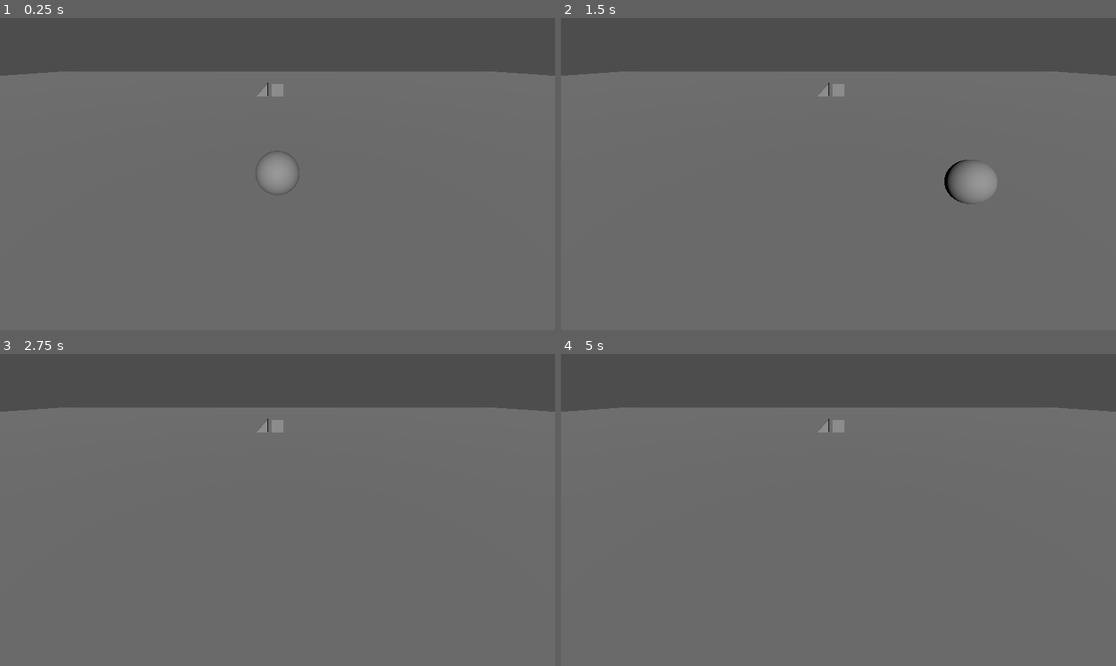
Above: before the commit, frames 1-4 (two rows, left to right).
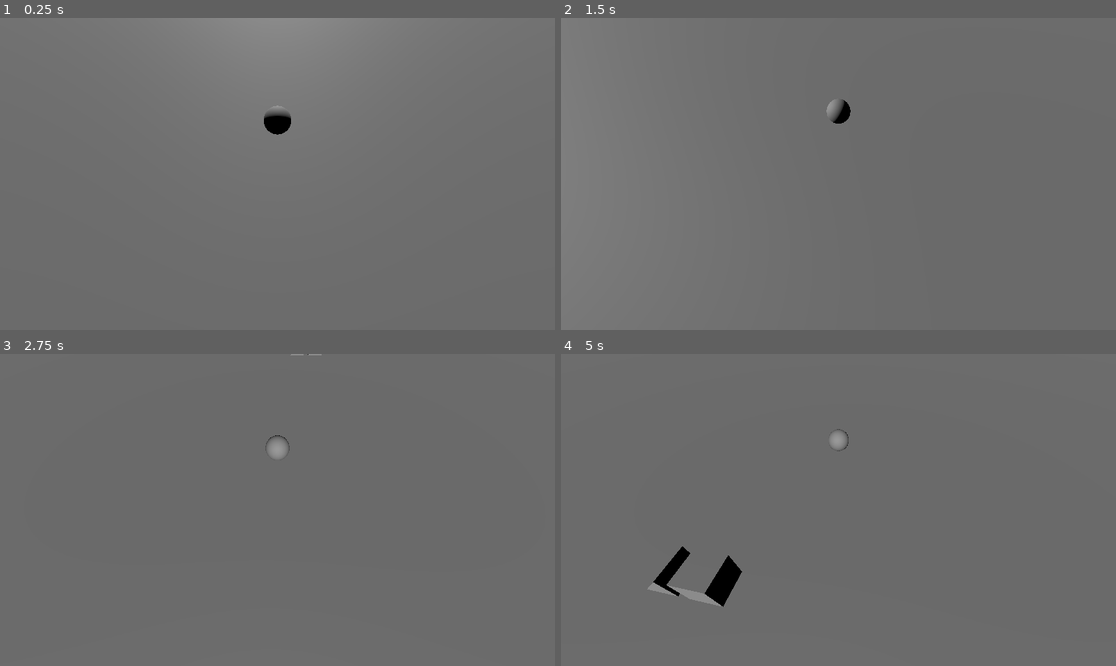
Above: after the commit, the same moments.

Repository: JohnStegmaier/GameDevTest
Game: Godot game, scene res://main.tscn
Same seed, same stepped clock (60 frames per second), same inputs: the game is played once before the commit and once after it.
Inputs:
- Up to frame 1 (0.25 s): no input
- Up to frame 2 (1.5 s): hold Right (ui_right) 0.53-1.28 s; hold Down (ui_down) from 1.28 s (still down)
- Up to frame 3 (2.75 s): release Down (ui_down) at 2.03 s; hold Right (ui_right) from 2.03 s (still down)
- Up to frame 4 (5 s): release Right (ui_right) at 2.78 s; hold Up (ui_up) 2.78-3.53 s; hold Left (ui_left) from 3.53 s (still down)

The runs differ from the first frame. In frame 1, 18% of the frame differs, in the area x 0-100%, y 0-57%; in frame 2, 18%; in frame 3, 18%; in frame 4, 19%, in the area x 0-100%, y 0-82%.

Commit message:
Add logic for the camera to follow the ball

Diff:
--- /dev/null
+++ b/CameraRig.gd
@@ -0,0 +1,47 @@
+extends Node3D
+
+@export var target: Node3D
+@export var follow_speed: float = 5.0
+@export var distance: float = 10.0
+@export var height: float = 5.0
+@export var rotation_speed: float = 5.0
+
+var current_rotation_y: float = 0.0
+var last_target_position: Vector3
+
+func _ready():
+	if target:
+		last_target_position = target.global_transform.origin
+
+func _process(delta):
+	if not target:
+		return
+
+	var current_target_position = target.global_transform.origin
+	var movement = current_target_position - last_target_position
+	movement.y = 0  # Ignore vertical movement
+
+	# Only update rotation if the ball is moving
+	if movement.length() > 0.05:
+		var movement_direction = movement.normalized()
+		var target_rotation_y = atan2(movement_direction.x, movement_direction.z)
+		current_rotation_y = lerp_angle(current_rotation_y, target_rotation_y, rotation_speed * delta)
+
+	# Calculate the camera's position behind the target
+	var offset = Vector3(
+		sin(current_rotation_y) * distance,
+		0,
+		cos(current_rotation_y) * distance
+	)
+
+	var desired_position = current_target_position - offset
+	desired_position.y += height
+
+	# Smooth camera movement
+	global_transform.origin = global_transform.origin.lerp(desired_position, follow_speed * delta)
+
+	# Make the camera look at the target
+	look_at(current_target_position, Vector3.UP)
+
+	# Store position for next frame
+	last_target_position = current_target_position
--- a/ball.gd
+++ b/ball.gd
@@ -1,20 +1,38 @@
 extends RigidBody3D
 
-var speed = 10
+@export var speed = 10
+@export var camera: Node3D  # drag in the CameraRig or Camera3D node from the editor
 
 func _physics_process(delta):
-	var direction = Vector3.ZERO
+	if camera == null:
+		return
+
+	var input_vector = Vector3.ZERO
 
 	if Input.is_action_pressed("ui_up"):
-		direction.z -= 1
+		input_vector.z += 1
 	if Input.is_action_pressed("ui_down"):
-		direction.z += 1
+		input_vector.z -= 1
 	if Input.is_action_pressed("ui_left"):
-		direction.x -= 1
+		input_vector.x -= 1
 	if Input.is_action_pressed("ui_right"):
-		direction.x += 1
+		input_vector.x += 1
 
-	direction = direction.normalized()
+	input_vector = input_vector.normalized()
 
-	# Apply movement force
-	apply_central_force(direction * speed)
+	if input_vector != Vector3.ZERO:
+		# Get the camera's basis vectors (local X and Z axes)
+		var cam_basis = camera.global_transform.basis
+		var forward = -cam_basis.z
+		var right = cam_basis.x
+
+		# Flatten them to avoid vertical movement
+		forward.y = 0
+		right.y = 0
+		forward = forward.normalized()
+		right = right.normalized()
+
+		# Convert input into world direction based on camera
+		var move_direction = (forward * input_vector.z) + (right * input_vector.x)
+
+		apply_central_force(move_direction * speed)
--- a/main.tscn
+++ b/main.tscn
@@ -1,6 +1,7 @@
-[gd_scene load_steps=9 format=3 uid="uid://yh0qqubjry0f"]
+[gd_scene load_steps=10 format=3 uid="uid://yh0qqubjry0f"]
 
 [ext_resource type="Script" uid="uid://b8m8dtlo7wr0g" path="res://ball.gd" id="1_ig7tw"]
+[ext_resource type="Script" uid="uid://chsojgukbpsb4" path="res://CameraRig.gd" id="2_0xm2m"]
 
 [sub_resource type="SphereMesh" id="SphereMesh_h2yge"]
 
@@ -19,18 +20,16 @@
 
 [node name="Main" type="Node"]
 
-[node name="Ball" type="RigidBody3D" parent="."]
+[node name="Ball" type="RigidBody3D" parent="." node_paths=PackedStringArray("camera")]
 transform = Transform3D(1, 0, 0, 0, 1, 0, 0, 0, 1, 0, 1, 0)
 script = ExtResource("1_ig7tw")
+camera = NodePath("../CameraRig")
 
 [node name="MeshInstance3D" type="MeshInstance3D" parent="Ball"]
 mesh = SubResource("SphereMesh_h2yge")
 
 [node name="CollisionShape3D" type="CollisionShape3D" parent="Ball"]
 shape = SubResource("SphereShape3D_1bvp3")
-
-[node name="Camera3D" type="Camera3D" parent="."]
-transform = Transform3D(1, 0, 0, 0, 0.866025, 0.5, 0, -0.5, 0.866025, 0, 3, 4)
 
 [node name="DirectionalLight3D" type="DirectionalLight3D" parent="."]
 transform = Transform3D(1, 0, 0, 0, 0.866025, 0.5, 0, -0.5, 0.866025, 0, 21.4453, 34.3088)
@@ -60,3 +59,13 @@
 [node name="CollisionShape3D" type="CollisionShape3D" parent="Ramp"]
 transform = Transform3D(0.989949, -0.00707107, 0, 0.989949, 0.00707107, 0, 0, 0, 1, 0, 0, 0)
 shape = SubResource("BoxShape3D_0xm2m")
+
+[node name="CameraRig" type="Node3D" parent="." node_paths=PackedStringArray("target")]
+transform = Transform3D(1, 0, 0, 0, 1, 0, 0, 0, 1, 0, 1, 0)
+script = ExtResource("2_0xm2m")
+target = NodePath("../Ball")
+distance = 4.0
+height = 2.0
+
+[node name="Camera3D" type="Camera3D" parent="CameraRig"]
+transform = Transform3D(1, 0, 0, 0, 0.866025, 0.5, 0, -0.5, 0.866025, 0, 2, 4)
Not shown, added: CameraRig.gd.uid
